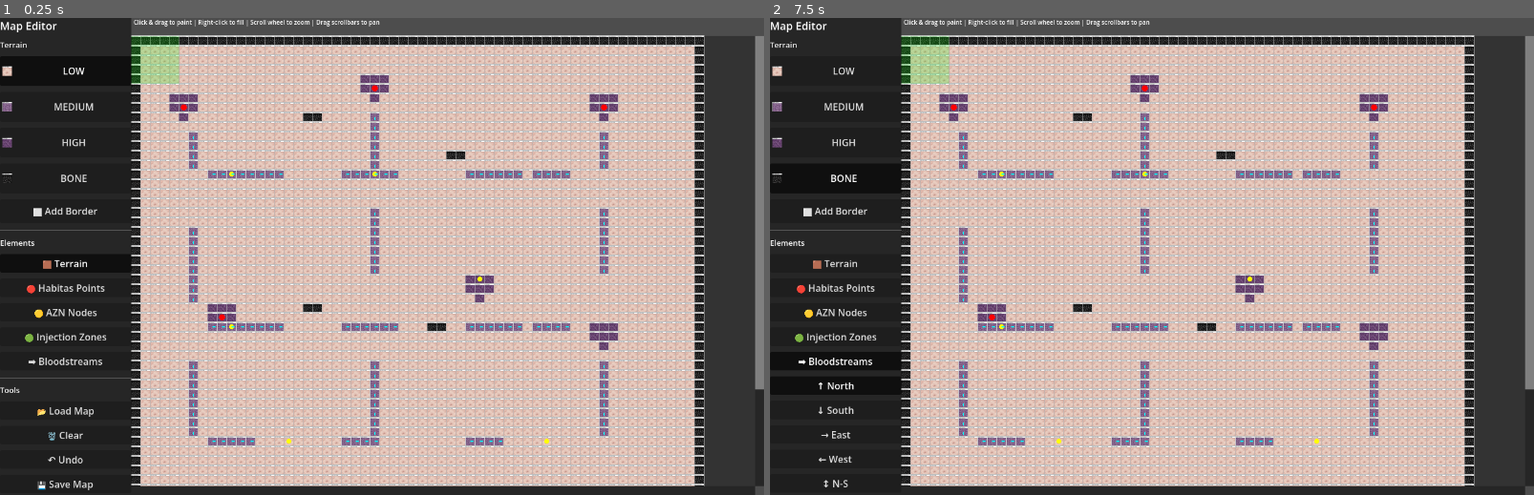
Above: before the commit, frames 1-2 (left to right).
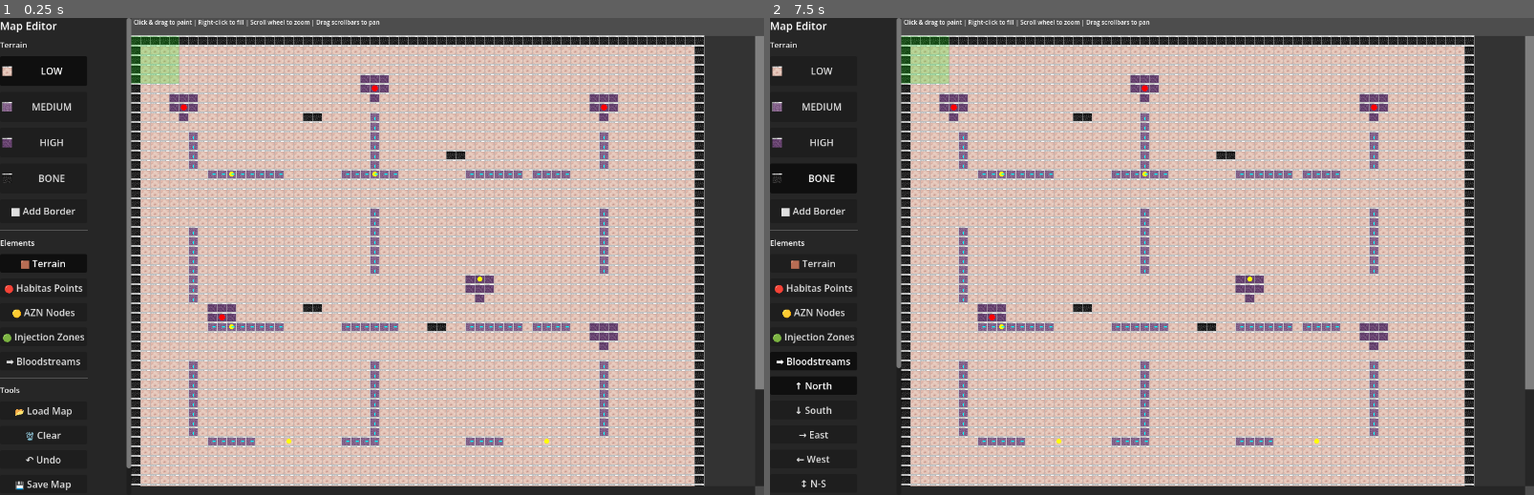
Above: after the commit, the same moments.

Repository: Habitas-Games/nano-bot
Game: Godot game, scene res://scenes/map_editor_scene.tscn
Two runs of this game, one before a commit and one after it. Both use one fixed random seed, a clock stepped at 60 frames per second and the inputs below. This scene is started directly instead of the project's main scene.
Inputs:
- Up to frame 1 (0.25 s): no input
- Up to frame 2 (7.5 s): click "LOW" at 0.5 s; click "MEDIUM" at 1.25 s; click "HIGH" at 2 s; click "BONE" at 2.75 s; click "⬜ Add Border" at 3.5 s; click "🟫 Terrain" at 4.25 s; click "🔴 Habitas Points" at 5 s; click "🟡 AZN Nodes" at 5.75 s; click "🟢 Injection Zones" at 6.5 s; click "➡️ Bloodstreams" at 7.25 s

The runs differ from the first frame. In frame 1, 2.0% of the frame differs, in the area x 0-18%, y 0-99%; in frame 2, 1.8%.

Commit message:
Fix panel scrolling and stream data handling
UI FIXES:
✓ Made left panel scrollable
  - Can now access all menu options even with stream directions visible
  - Vertical scroll lets you reach everything
  - Direction buttons no longer block access

STREAM DATA FIXES:
✓ Properly load streams from map files
  - Parse stream data from cells array correctly
  - Store as separate bloodstreams list with x, y, stream
  - Match simulator format exactly

✓ Better stream placement
  - Remove old stream if placing new one at same location
  - Prevents duplicate streams
  - Updates correctly on edit

✓ Stream format matches simulator
  - Streams are medium density cells with direction
  - Load/save preserves all stream data correctly
  - Display shows correct flow direction

Now the panel is fully accessible and streams load properly!

Co-Authored-By: Claude Sonnet 4.6 <noreply@anthropic.com>

Diff:
--- a/src/ui/map_editor/map_editor.gd
+++ b/src/ui/map_editor/map_editor.gd
@@ -64,7 +64,7 @@
 	root.set_anchors_and_offsets_preset(Control.PRESET_FULL_RECT)
 	add_child(root)
 
-	# LEFT PANEL
+	# LEFT PANEL - Scrollable
 	var panel_bg := PanelContainer.new()
 	panel_bg.custom_minimum_size = Vector2(220, 0)
 	root.add_child(panel_bg)
@@ -73,9 +73,14 @@
 	panel_style.bg_color = Color(0.15, 0.15, 0.15)
 	panel_bg.add_theme_stylebox_override("panel", panel_style)
 
+	var scroll := ScrollContainer.new()
+	scroll.horizontal_scroll_mode = ScrollContainer.SCROLL_MODE_DISABLED
+	scroll.vertical_scroll_mode = ScrollContainer.SCROLL_MODE_AUTO
+	panel_bg.add_child(scroll)
+
 	var panel := VBoxContainer.new()
 	panel.add_theme_constant_override("separation", 10)
-	panel_bg.add_child(panel)
+	scroll.add_child(panel)
 
 	var title := Label.new()
 	title.text = "Map Editor"
@@ -408,6 +413,8 @@
 					queue_redraw()
 				elif editor_mode == "stream" and event.button_index == MOUSE_BUTTON_LEFT:
 					_save_state()
+					# Remove any existing stream at this location
+					bloodstreams = bloodstreams.filter(func(s): return s["x"] != grid_x or s["y"] != grid_y)
 					bloodstreams.append({"x": grid_x, "y": grid_y, "stream": selected_stream_direction})
 					grid[grid_y][grid_x] = "medium"  # Bloodstreams are medium density
 					queue_redraw()
@@ -514,12 +521,14 @@
 		map_height = data.get("height", DEFAULT_HEIGHT)
 		_init_grid()
 
-		# Load terrain
+		# Load terrain and bloodstreams
+		bloodstreams.clear()
 		for cell in data.get("cells", []):
 			if "x" in cell and "y" in cell and cell["x"] < map_width and cell["y"] < map_height:
 				grid[cell["y"]][cell["x"]] = cell.get("density", "low")
+				# If cell has a stream, it's a bloodstream
 				if cell.get("stream"):
-					bloodstreams.append(cell)
+					bloodstreams.append({"x": cell["x"], "y": cell["y"], "stream": cell["stream"]})
 
 		# Load other elements
 		habitas_points = data.get("habitas_points", []).duplicate()
